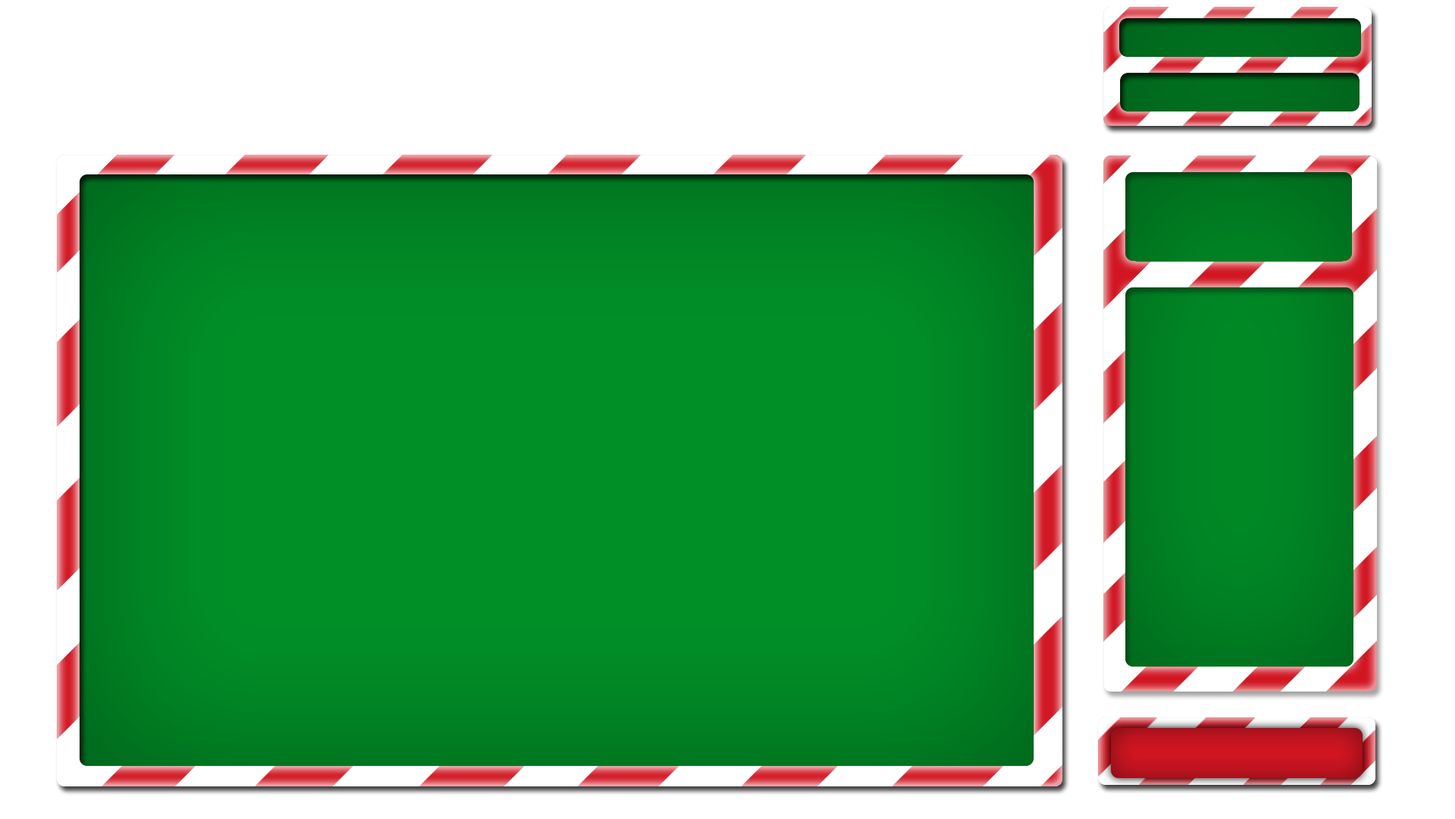
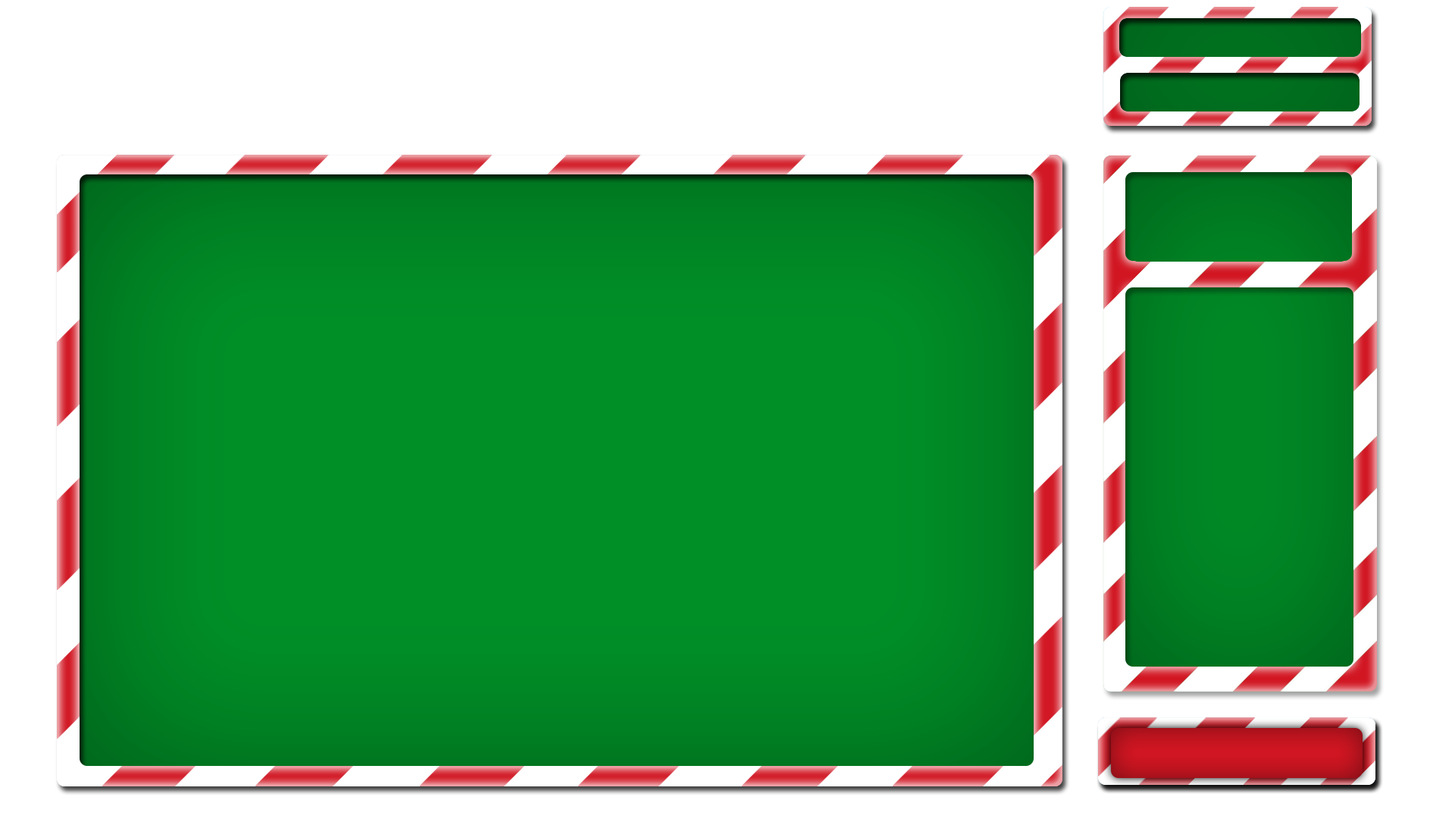
Comparing the layer stacks of the two 1455x819 images. Changes:
added group "MainMenuUI" with 13 layers above "Layer 1" over (1096, 717, 1384, 794)
moved "ExitButton" into group "MainMenuUI" over (1096, 717, 1384, 794)
added layer "Layer 7 copy" in group "ExitButton" over (1096, 717, 1384, 794)
